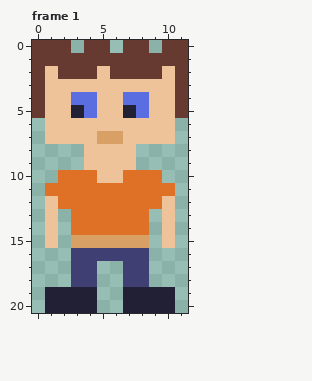
Pixel-art file, stored at res/Masters/Sprite-0001.ase. The first picture shows the starting point.
320x240 pixels, 1 frame. Shown: frame 1. The old version is drawn lined up with the new one, on the new canvas. The commit also changed other frames, which this record leaves out.
And afterwards:
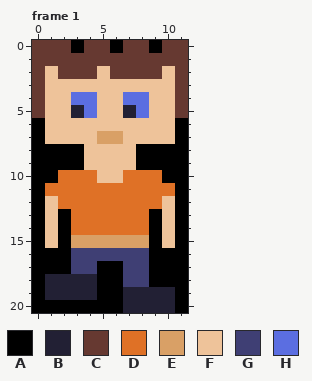
Palette (. is transparent): A #000000  B #222034  C #663931  D #df7126  E #d9a066  F #eec39a  G #3f3f74  H #5b6ee1
Difference:
{"change": "canvas 320x240 -> 12x21, the old top-left corner now at -124,-101 (the part of the old canvas that was cut away was empty and is not shown)"}
{"where": "frame 1"}
{"frame":1,"y":0,"x":3,"old":".","new":"A"}
{"frame":1,"y":0,"x":6,"old":".","new":"A"}
{"frame":1,"y":0,"x":9,"old":".","new":"A"}
{"frame":1,"y":6,"x":0,"old":".","new":"A"}
{"frame":1,"y":6,"x":11,"old":".","new":"A"}
{"frame":1,"y":7,"x":0,"old":".","new":"A"}
{"frame":1,"y":7,"x":11,"old":".","new":"A"}
{"frame":1,"y":8,"x":0,"old":"....","new":"AAAA"}
{"frame":1,"y":8,"x":8,"old":"....","new":"AAAA"}
{"frame":1,"y":9,"x":0,"old":"....","new":"AAAA"}
{"frame":1,"y":9,"x":8,"old":"....","new":"AAAA"}
{"frame":1,"y":10,"x":0,"old":"..","new":"AA"}
{"frame":1,"y":10,"x":10,"old":"..","new":"AA"}
{"frame":1,"y":11,"x":0,"old":".","new":"A"}
{"frame":1,"y":11,"x":11,"old":".","new":"A"}
{"frame":1,"y":12,"x":0,"old":".","new":"A"}
{"frame":1,"y":12,"x":11,"old":".","new":"A"}
{"frame":1,"y":13,"x":0,"old":".","new":"A"}
{"frame":1,"y":13,"x":2,"old":".","new":"A"}
{"frame":1,"y":13,"x":9,"old":".","new":"A"}
{"frame":1,"y":13,"x":11,"old":".","new":"A"}
{"frame":1,"y":14,"x":0,"old":".","new":"A"}
{"frame":1,"y":14,"x":2,"old":".","new":"A"}
{"frame":1,"y":14,"x":9,"old":".","new":"A"}
{"frame":1,"y":14,"x":11,"old":".","new":"A"}
{"frame":1,"y":15,"x":0,"old":".","new":"A"}
{"frame":1,"y":15,"x":2,"old":".","new":"A"}
{"frame":1,"y":15,"x":9,"old":".","new":"A"}
{"frame":1,"y":15,"x":11,"old":".","new":"A"}
{"frame":1,"y":16,"x":0,"old":"...","new":"AAA"}
{"frame":1,"y":16,"x":9,"old":"...","new":"AAA"}
{"frame":1,"y":17,"x":0,"old":"...","new":"AAA"}
{"frame":1,"y":17,"x":5,"old":"..","new":"AA"}
{"frame":1,"y":17,"x":9,"old":"...","new":"AAA"}
{"frame":1,"y":18,"x":0,"old":"...GG..","new":"ABBBBAA"}
{"frame":1,"y":18,"x":9,"old":"...","new":"AAA"}
{"frame":1,"y":19,"x":0,"old":".","new":"A"}
{"frame":1,"y":19,"x":5,"old":"..","new":"AA"}
{"frame":1,"y":19,"x":11,"old":".","new":"A"}
{"frame":1,"y":20,"x":0,"old":".BBBB..","new":"AAAAAAA"}
{"frame":1,"y":20,"x":11,"old":".","new":"A"}
{"label":"added","picture_box":[71,40,162,53]}
{"label":"changed","picture_box":[32,118,188,313]}
